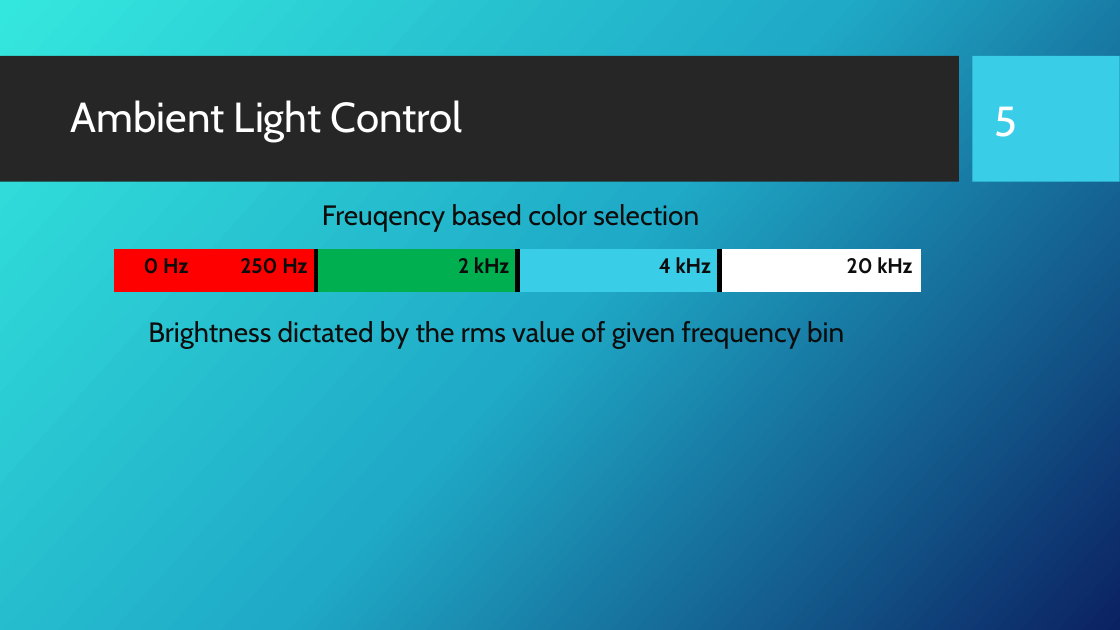
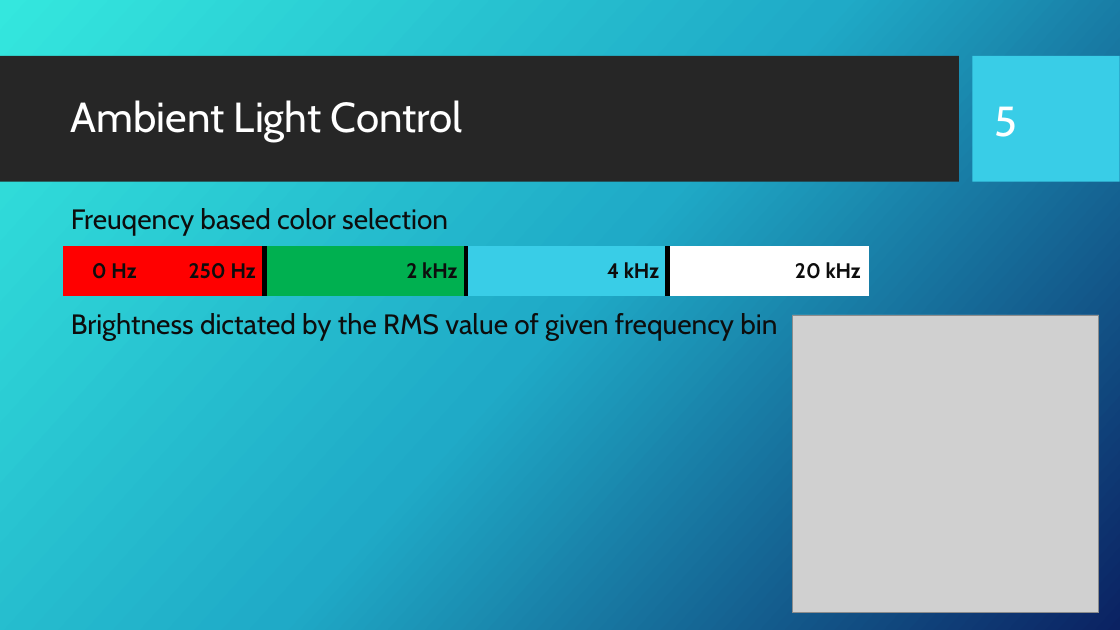
Before and after one commit to Tommy270502/PM3, a slide deck: slide 5 of 2_Assessments/Presentation.pptx. Drawn at 1120x630 pixels with LibreOffice and Linux fonts; fonts in the diff are those of the drawing; grey boxes stand for pictures; background and template pictures are left out. Boxes give left, top, right and bottom in pixels: in the first picture for what was removed or moved away, otherwise in the second. Text is boxed around its words. In the diff, an @@ line names an element or a change of style, - is before the commit and + after.

Commit message:
photos in presentation

```diff
--- a/2_Assessments/Presentation.pptx
+++ b/2_Assessments/Presentation.pptx
@@ text "Freuqency based color selection": place and size @@
-text "Freuqency based color selection" at [322,204,699,232]
+text "Freuqency based color selection" at [71,208,448,235]
@@ table: place and size @@
-table at [114,249,921,292]
+table at [62,246,869,296]
@@ text at [71,313,777,341]: text changed @@
-Brightness dictated by the rms value of given frequency bin
+Brightness dictated by the RMS value of given frequency bin
@@ picture added at [792,315,1099,613] @@
```
Also in this commit, not shown: 4 other slides changed.
